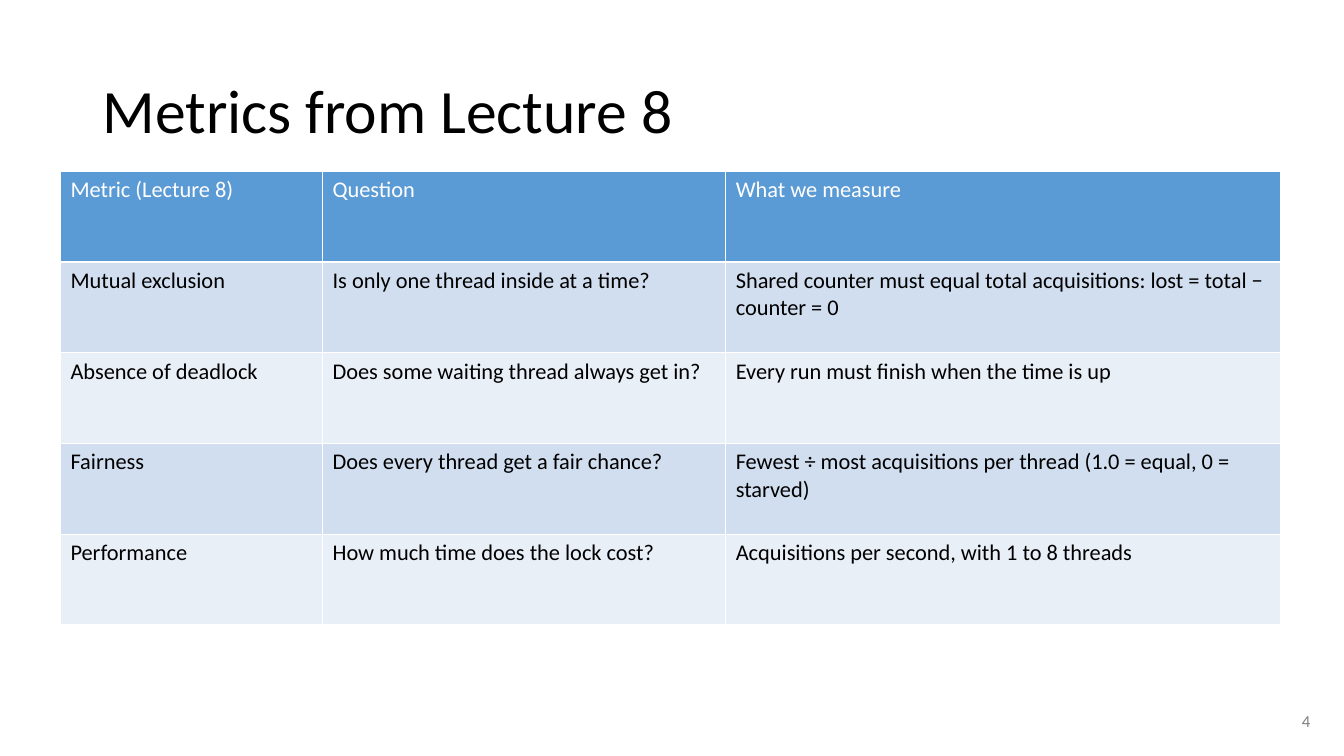
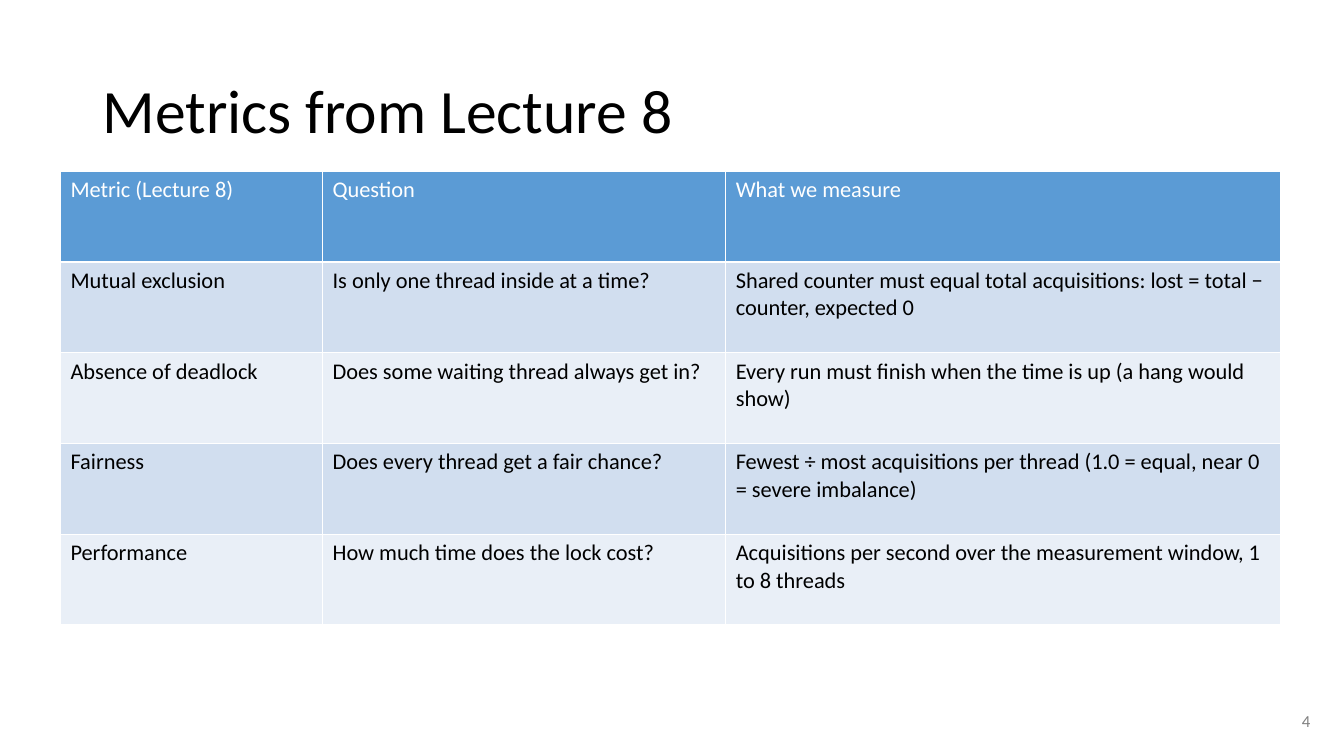
Before and after one commit to Kiatisakk/CPE333-OS, a slide deck: slide 4 of PS08/slides/PS08.pptx. Drawn at 1344x756 pixels with LibreOffice and Linux fonts; fonts in the diff are those of the drawing. Boxes give left, top, right and bottom in pixels: in the first picture for what was removed or moved away, otherwise in the second. Text is boxed around its words. In the diff, an @@ line names an element or a change of style, - is before the commit and + after.

```diff
--- a/PS08/slides/PS08.pptx
+++ b/PS08/slides/PS08.pptx
@@ table at (x1=60, y1=171, x2=1280, y2=625) @@
-row 2, column 3: Shared counter must equal total acquisitions: lost = total − counter = 0
+row 2, column 3: Shared counter must equal total acquisitions: lost = total − counter, expected 0
-row 3, column 3: Every run must finish when the time is up
+row 3, column 3: Every run must finish when the time is up (a hang would show)
-row 4, column 3: Fewest ÷ most acquisitions per thread (1.0 = equal, 0 = starved)
+row 4, column 3: Fewest ÷ most acquisitions per thread (1.0 = equal, near 0 = severe imbalance)
-row 5, column 3: Acquisitions per second, with 1 to 8 threads
+row 5, column 3: Acquisitions per second over the measurement window, 1 to 8 threads
```
Also in this commit, not shown: 28 other slides changed, 2 slides added, 12 other files.
